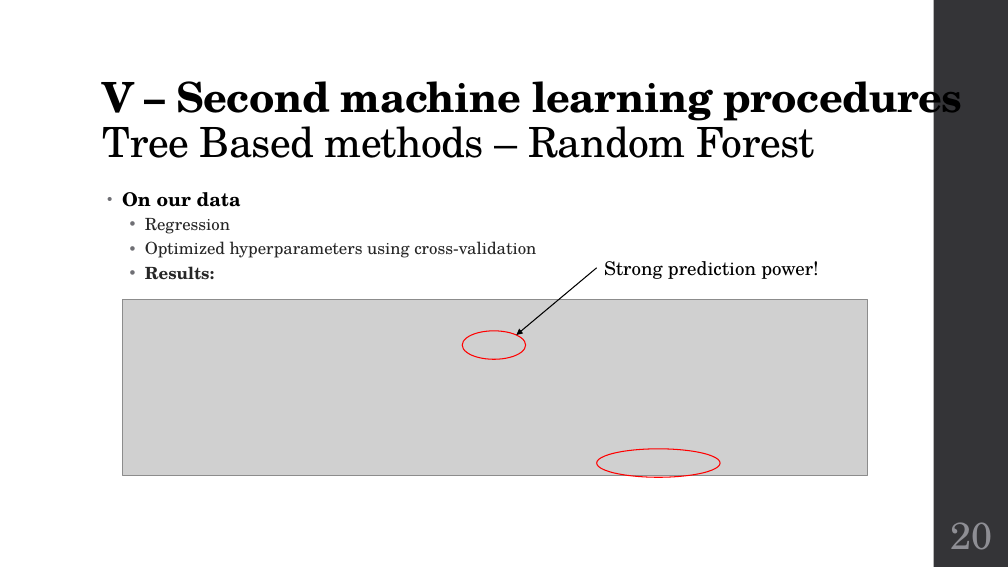
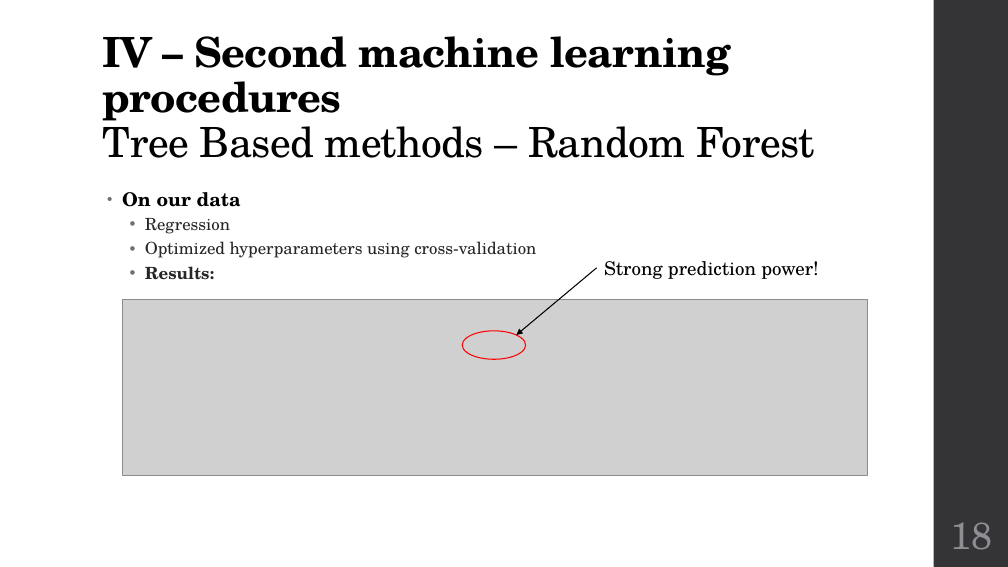
Before and after one commit to jveillon/Projet_Statapp, a slide deck: slide 18 of Soutenance/Soutenance - Présentation.pptx (slide 20 before the commit). Drawn at 1008x567 pixels with LibreOffice and Linux fonts; fonts in the diff are those of the drawing; grey boxes stand for pictures. Boxes give left, top, right and bottom in pixels: in the first picture for what was removed or moved away, otherwise in the second. Text is boxed around its words. In the diff, an @@ line names an element or a change of style, - is before the commit and + after.

```diff
--- a/Soutenance/Soutenance - Présentation.pptx
+++ b/Soutenance/Soutenance - Présentation.pptx
@@ title at bbox=[102, 36, 814, 158]: text changed @@
-V – Second machine learning procedures
-Tree Based methods – Random Forest
+IV – Second machine learning procedures
+Tree Based methods – Random Forest
@@ ellipse removed at bbox=[597, 449, 720, 478] @@
@@ page number at bbox=[950, 522, 992, 550]: text changed @@
-20
+18
```
Also in this commit, not shown: 15 other slides changed, 4 slides added, 5 slides removed, 5 other files.
